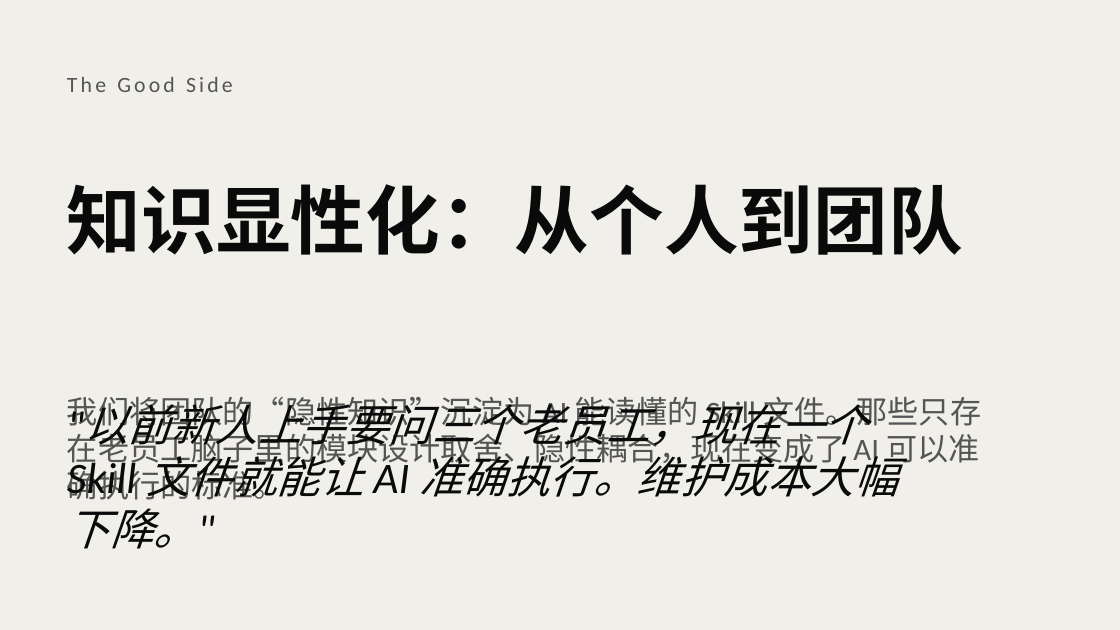
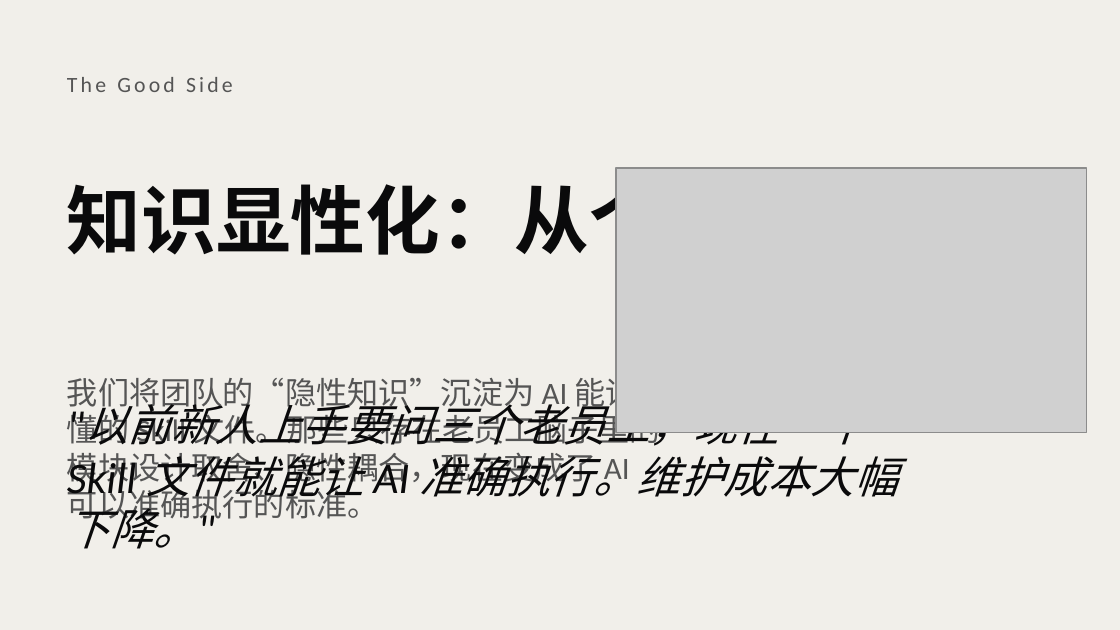
Before and after one commit to atian25/ppt-test, a slide deck: slide 7 of SOLO-0408-直播/ppt/SOLO_0418_直播.pptx. Drawn at 1120x630 pixels with LibreOffice and Linux fonts; fonts in the diff are those of the drawing; grey boxes stand for pictures. Boxes give left, top, right and bottom in pixels: in the first picture for what was removed or moved away, otherwise in the second. Text is boxed around its words. In the diff, an @@ line names an element or a change of style, - is before the commit and + after.

Commit message:
feat: 安装 Guizang PPT Skill

```diff
--- a/SOLO-0408-直播/ppt/SOLO_0418_直播.pptx
+++ b/SOLO-0408-直播/ppt/SOLO_0418_直播.pptx
@@ picture added at bbox=[616, 168, 1086, 432] @@
@@ text "我们将团队的“隐性知识”沉淀为 AI 能读懂的 Skill 文件。那些只存在老员工脑子里的模块设计取舍、隐性耦合，现在变 ..." rewrapped from bbox=[67, 397, 981, 500] to bbox=[67, 372, 660, 524] @@
```
Also in this commit, not shown: 8 other slides changed, 1 other file.
